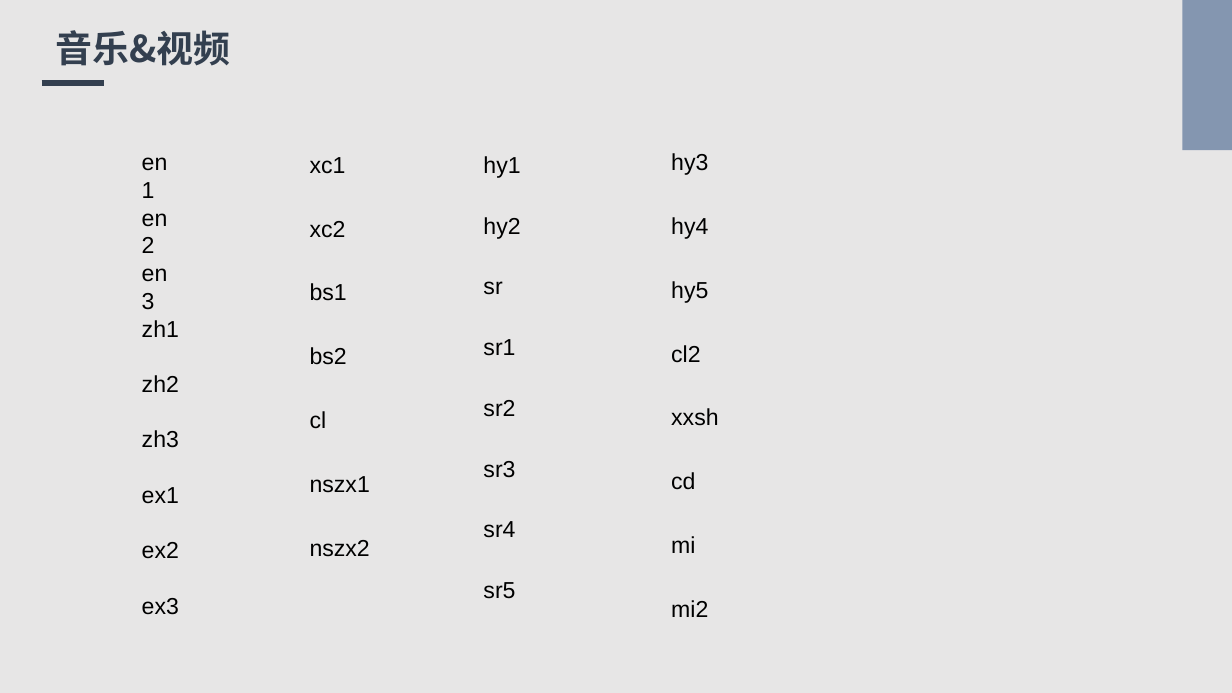
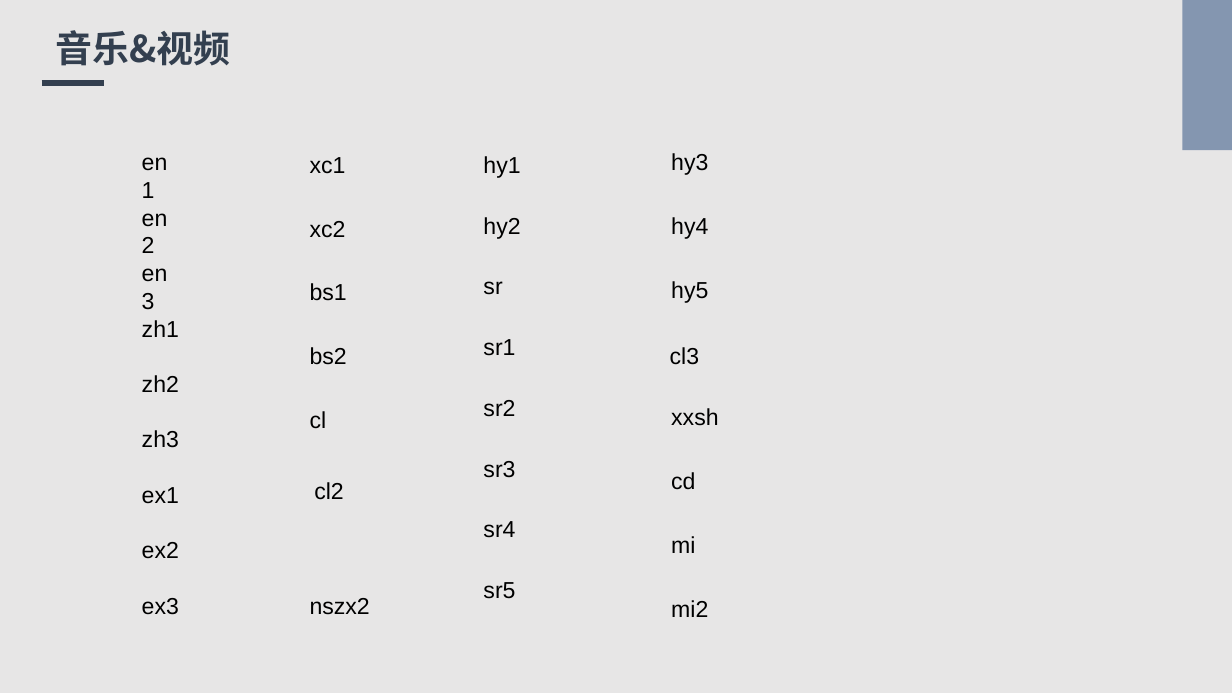
Before and after one commit to Bukehi/BukehiWeb, a slide deck: slide 7 of livefile/livepowerpoint.pptx. Drawn at 1232x693 pixels with LibreOffice and Linux fonts; fonts in the diff are those of the drawing. Boxes give left, top, right and bottom in pixels: in the first picture for what was removed or moved away, otherwise in the second. Text is boxed around its words. In the diff, an @@ line names an element or a change of style, - is before the commit and + after.

```diff
--- a/livefile/livepowerpoint.pptx
+++ b/livefile/livepowerpoint.pptx
@@ text added at (670, 347, 699, 365), 18 pt, text #000000 @@
+cl3
@@ text "cl2": place and size @@
-text "cl2" at (671, 345, 700, 363)
+text "cl2" at (314, 482, 343, 500)
@@ text removed at (310, 476, 370, 493) @@
-nszx1
@@ text "nszx2": place and size @@
-text "nszx2" at (310, 540, 370, 557)
+text "nszx2" at (310, 598, 370, 615)
```
Also in this commit, not shown: 1 other file.
